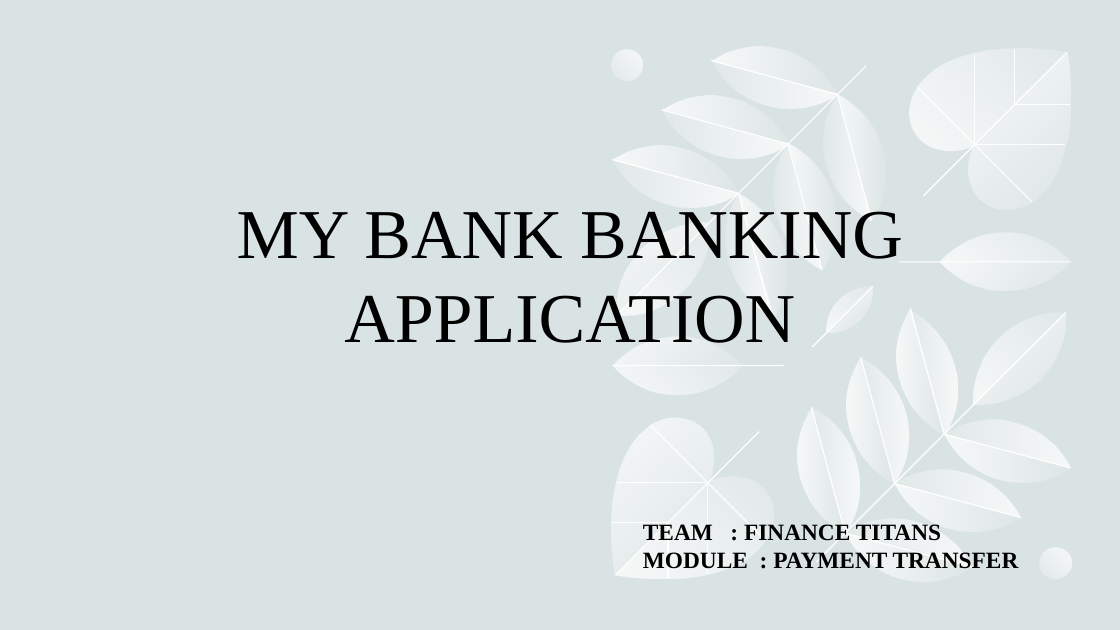
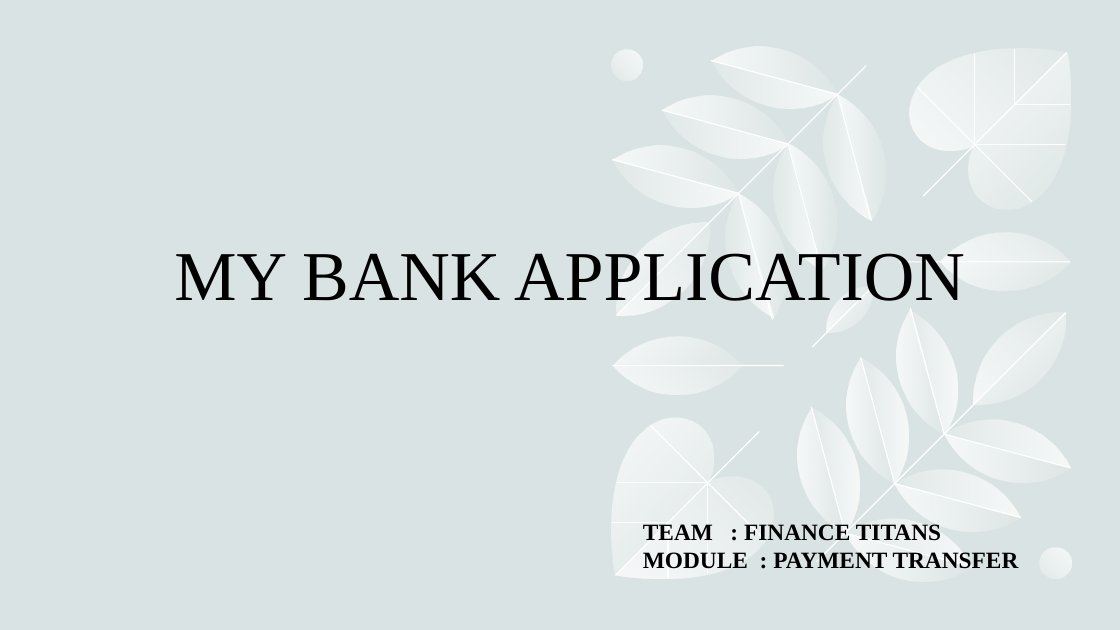
Before and after one commit to Arundhathi-Nayak/DLTE-JAVA-FULL-STACK-ARUNDHATHI-NAYAK-2024, a slide deck: slide 1 of Documentation/New Bank ppt.pptx. Drawn at 1120x630 pixels with LibreOffice and Linux fonts; fonts in the diff are those of the drawing. Boxes give left, top, right and bottom in pixels: in the first picture for what was removed or moved away, otherwise in the second. Text is boxed around its words. In the diff, an @@ line names an element or a change of style, - is before the commit and + after.

```diff
--- a/Documentation/New Bank ppt.pptx
+++ b/Documentation/New Bank ppt.pptx
@@ title at (x1=174, y1=253, x2=965, y2=301): text changed @@
-MY BANK BANKING APPLICATION
+MY BANK APPLICATION
```
Also in this commit, not shown: 2 other files.
